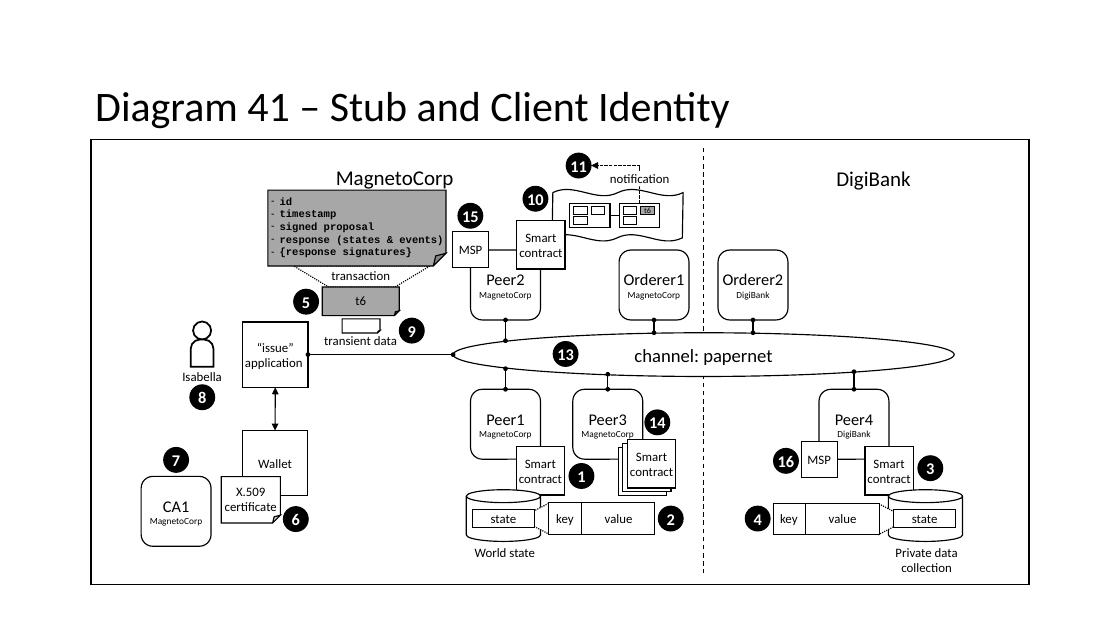
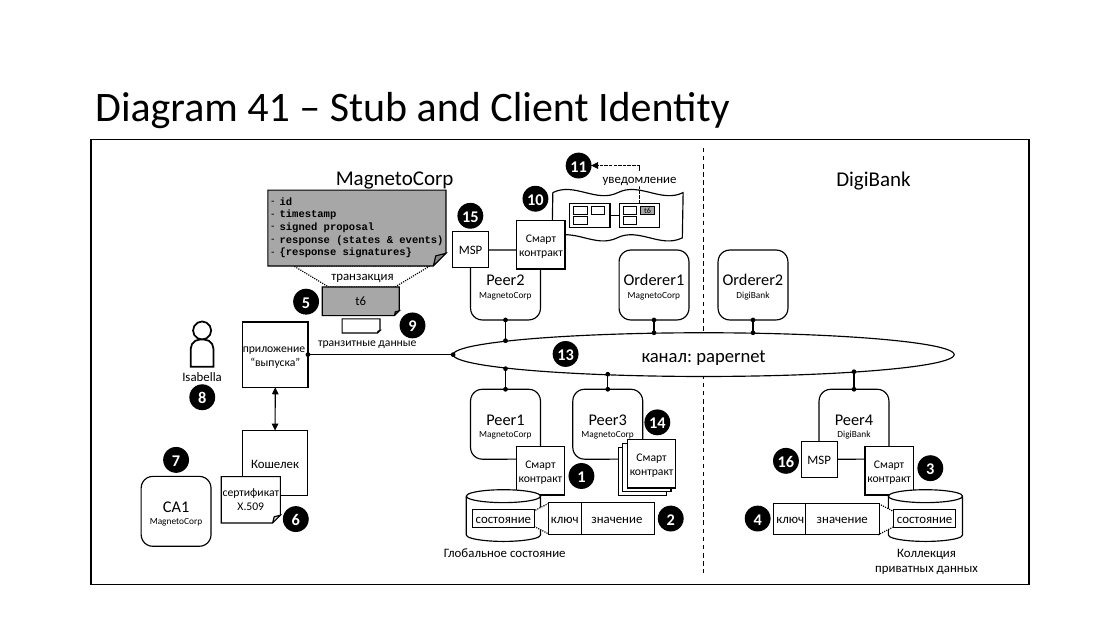
Before and after one commit to hyperledger/fabric-docs-i18n, a slide deck: slide 21 of docs/locale/ru_RU/source/developapps/diagrams.pptx. Drawn at 1120x630 pixels with LibreOffice and Linux fonts; fonts in the diff are those of the drawing. Boxes give left, top, right and bottom in pixels: in the first picture for what was removed or moved away, otherwise in the second. Text is boxed around its words. In the diff, an @@ line names an element or a change of style, - is before the commit and + after.

Commit message:
RU transaction context

```diff
--- a/docs/locale/ru_RU/source/developapps/diagrams.pptx
+++ b/docs/locale/ru_RU/source/developapps/diagrams.pptx
@@ text at [603,176,677,187]: text changed @@
-notification
+уведомление
@@ text in rectangle at [519,234,563,258]: text changed; size 11 to 10 pt @@
-Smart
-contract
+Смарт
+контракт
@@ text at [331,273,393,282]: text changed @@
-transaction
+транзакция
@@ ellipse "9": place and size @@
-ellipse "9" at [400,318,424,343]
+ellipse "9" at [400,313,424,338]
@@ text in rectangle at [243,346,305,368]: text changed; size 11 to 10 pt @@
-“issue”
-application
+приложение
+“выпуска”
@@ text at [318,336,416,348]: text changed; size 11 to 10 pt @@
-transient data
+транзитные данные
@@ text in ellipse at [642,350,765,365]: text changed @@
-channel: papernet
+канал: papernet
@@ text in rectangle at [251,459,299,468]: text changed @@
-Wallet
+Кошелек
@@ text in rectangle at [519,460,563,484]: text changed; size 11 to 10 pt @@
-Smart
-contract
+Смарт
+контракт
@@ text in rectangle at [630,453,674,477]: text changed; size 11 to 10 pt @@
-Smart
-contract
+Смарт
+контракт
@@ text in rectangle at [867,460,911,484]: text changed; size 11 to 10 pt @@
-Smart
-contract
+Смарт
+контракт
@@ text in folded corner at [223,488,279,510]: text changed; size 11 to 10 pt @@
-X.509
-certificate
+сертификат
+X.509
@@ text in rectangle at [476,516,532,523]: text changed @@
-state
+состояние
@@ text at [551,516,579,523]: text changed @@
-key
+ключ
@@ text at [591,516,642,523]: text changed @@
-value
+значение
@@ text at [776,517,804,523]: text changed @@
-key
+ключ
@@ text at [817,516,868,523]: text changed @@
-value
+значение
@@ text in rectangle at [897,516,953,523]: text changed @@
-state
+состояние
@@ text at [444,548,566,557]: text changed @@
-World state
+Глобальное состояние
@@ text at [875,548,978,574]: text changed @@
-Private data
-collection
+Коллекция
+приватных данных
```
Also in this commit, not shown: 1 other slide changed, 3 other files.
